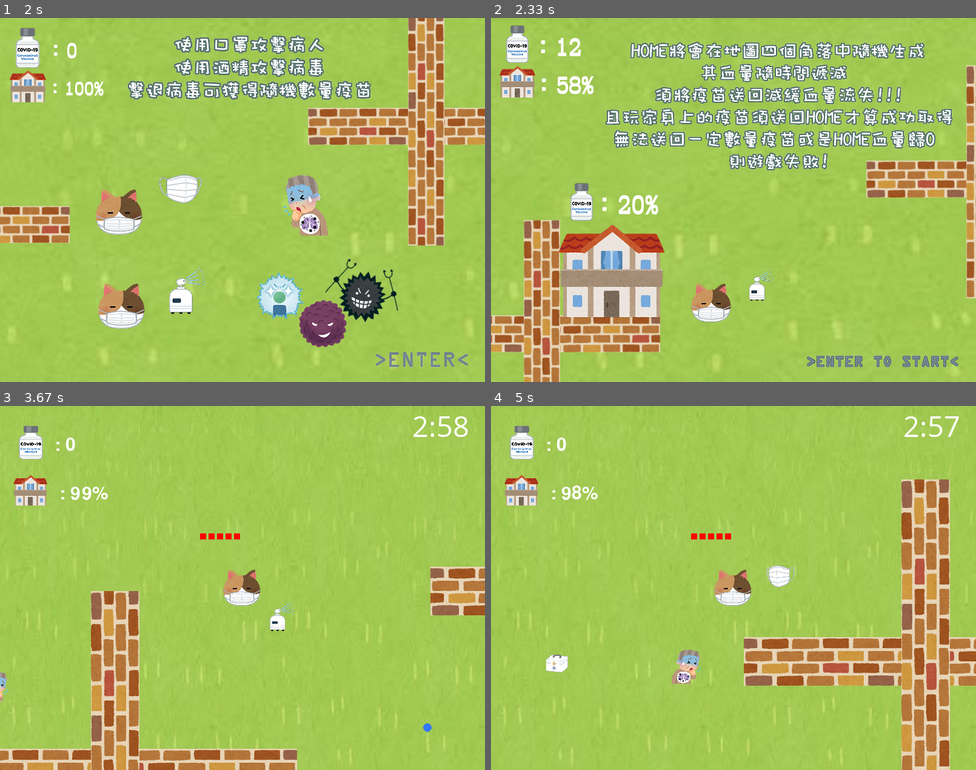
Above: before the commit, frames 1-4 (two rows, left to right).
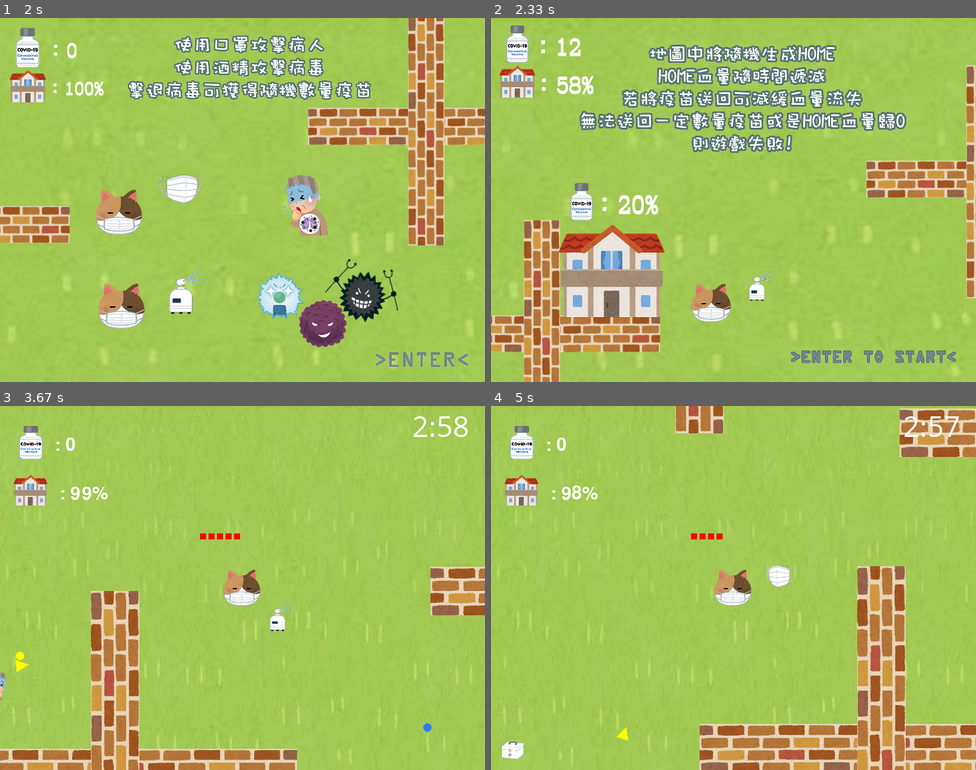
Above: after the commit, the same moments.

Repository: leo271828/PyGame_7-1_VaccineGame
Game: pygame game, started from main.py
The game is run twice, just before and just after one commit, with the same random seed, the same clock (stepped at 60 frames per second) and the same inputs.
Inputs (mouse positions are in pixels of both pictures, inside the frame that each line leads up to):
- Up to frame 1 (2 s): tap Enter at 0.33 s; tap Keypad Enter at 0.67 s
- Up to frame 2 (2.33 s): tap Enter at 2.07 s
- Up to frame 3 (3.67 s): tap Keypad Enter at 2.6 s; move the mouse to (426, 726) at 3.3 s; click (426, 726) at 3.35 s; hold D from 3.63 s (still down)
- Up to frame 4 (5 s): tap F at 3.7, 4, 4.2, 4.53, 4.83 s; click (859, 646) at 3.72 s; release D at 4.1 s; hold W 4.13-4.43 s; click (655, 467) at 4.22 s; hold D 4.47-4.93 s; click (859, 555) at 4.55 s; hold A from 4.97 s (still down)

Frame 1 is identical in both runs. In frame 2, 13% of the frame differs, in the area x 18-97%, y 6-96%; in frame 3, 0.1%; in frame 4, 25%, in the area x 2-100%, y 0-100%.

Commit message:
Add files via upload

Diff:
--- a/main.py
+++ b/main.py
@@ -72,58 +72,39 @@
         self.stuff.update()
         # 升級機制
 
-    def gameover(self, screen):
+    def gameover(self, screen, play):
         '''結束畫面'''
-        # monster還未完成所以未加進來
-        screen.blit(background_image,(0,0)) #增
+        if play == 1:
+            return
+
+        f = pygame.font.Font('data/freesansbold.ttf', 70)
+        f2 = pygame.font.Font('data/freesansbold.ttf', 50)
+        f3 = pygame.font.Font('data/freesansbold.ttf', 30)
+
+        if play == 0:
+            text1 = f.render('Game Over', True, [255, 255, 0])
+            text2 = f2.render('Vaccine coverage: {} %' .format(self.field.house.total ), True, self.player.color)
+            text3 = f3.render('Enter to restart', True, [128,138,135])
+        else :
+            text1 = f.render('You Win', True, [255, 255, 0])
+            text2 = f2.render('Vaccine coverage: 100 %', True, self.player.color)
+            text3 = f3.render('Enter to restart', True, [128,138,135])
+
+        screen.blit(background_image,(0,0)) # 增
         position = (self.player.x, self.player.y)
         self.field.repaint(screen, position)
         self.monster.repaint(screen, position)
         self.player.repaint(screen, position)
         self.stuff.repaint(screen, position)
-        f = pygame.font.Font('data/freesansbold.ttf', 70)
-        f2 = pygame.font.Font('data/freesansbold.ttf', 50)
-        text1 = f.render('Game Over', True, [255, 255, 0])
-        text2 = f2.render('Vaccine coverage: {} %' .format(self.field.house.total ), True, self.player.color)
+
         rect1 = text1.get_rect()
         rect2 = text2.get_rect()
+        rect3 = text3.get_rect()
         rect1.center = [wh[0] / 2, wh[1] / 2 - 150]
         rect2.center = [wh[0] / 2, wh[1] / 2 - 50]
+        rect3.center = [wh[0] / 2 +250, wh[1] / 2 +250]
         screen.blit(text1, rect1)
         screen.blit(text2, rect2)
-        f3 = pygame.font.Font('data/freesansbold.ttf', 30)
-        text3 = f3.render('Enter to restart', True, [128,138,135])
-        rect3 = text3.get_rect()
-        rect3.center = [wh[0] / 2 +250, wh[1] / 2 +250]
-        screen.blit(text3, rect3)
-        pygame.display.flip()
-        pygame.display.update()
-        self.again()
-
-
-    def gamewin(self,screen):
-        '''結束畫面'''
-        # monster還未完成所以未加進來
-        screen.blit(background_image, (0, 0))  # 增
-        position = (self.player.x, self.player.y)
-        self.field.repaint(screen, position)
-        self.monster.repaint(screen, position)
-        self.player.repaint(screen, position)
-        self.stuff.repaint(screen, position)
-        f = pygame.font.Font('data/freesansbold.ttf', 70)
-        f2 = pygame.font.Font('data/freesansbold.ttf', 50)
-        text1 = f.render('You Win', True, [255, 255, 0])
-        text2 = f2.render('Vaccine coverage: 100 %', True, self.player.color)
-        rect1 = text1.get_rect()
-        rect2 = text2.get_rect()
-        rect1.center = [wh[0] / 2, wh[1] / 2 - 150]
-        rect2.center = [wh[0] / 2, wh[1] / 2 - 50]
-        screen.blit(text1, rect1)
-        screen.blit(text2, rect2)
-        f3 = pygame.font.Font('data/freesansbold.ttf', 50)
-        text3 = f3.render('Enter to restart', True, [128,138,135])
-        rect3 = text3.get_rect()
-        rect3.center = [wh[0] / 2 +250, wh[1] / 2 +250]
         screen.blit(text3, rect3)
         pygame.display.flip()
         pygame.display.update()
@@ -154,10 +135,9 @@
         house_time = 0
         self.reset()
         pygame.mixer.init()
-        #音檔
+        # 音檔
         while not self.done:
             self.clock.tick(FPS)
-            # 這裡 e 我改成 event 因為這樣比較屌
             for event in pygame.event.get():
                 if event.type == pygame.QUIT:
                     self.done = True
@@ -165,22 +145,17 @@
                 if event.type == pygame.MOUSEBUTTONDOWN:
                     self.player.shut()
 
-            # 判定存活與否，欸乾這裡幹嘛分成三個狀況? 不就死或沒死嗎?
-
-            if play == 0:
-                self.gameover(self.screen)
-            elif play == 2:
-                self.gamewin(self.screen)
-            elif self.player.blood <= 0 or self.field.house.heart <=0 or timeup:
+            if self.player.blood <= 0 or self.field.house.heart <= 0 or timeup: # Lose
                 play = 0
-            elif self.field.house.total >= 100:
+            elif self.field.house.total >= 100: # Win
                 play = 2
             else:
                 self.update()
                 self.repaint(self.screen)
+            self.gameover(self.screen, play)
 
             # 到數計時的部分
-            if not timeup and self.player.blood > 0:
+            if (not timeup and self.player.blood > 0) and (play == 1) :
                 f = pygame.font.SysFont('Comic Sans MS', 50)
                 t1 = time.time()
                 clock = t1 - t0
--- a/monster.py
+++ b/monster.py
@@ -16,8 +16,8 @@
 
 
 # 敵人數量
-z_capped = lambda x: 50 + x * 2
-s_capped = lambda x: 15 + x
+z_capped = lambda x: 10 + x*2
+s_capped = lambda x: 50 + x*5
 
 
 class MonsterManager(Manager):
--- a/test.py
+++ b/test.py
@@ -1,3 +1,5 @@
 x=10
 a = x - (10/12)
-print(int(round(a, 0)))
+yo = 2
+if yo and True :
+    print('yo')
Binary file changed: images/intro_home.png
